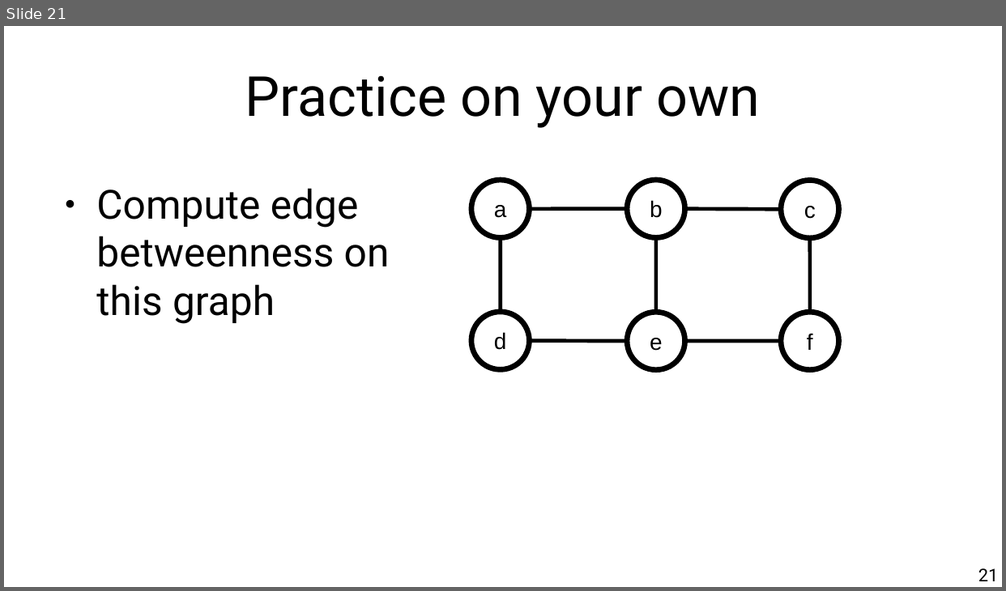
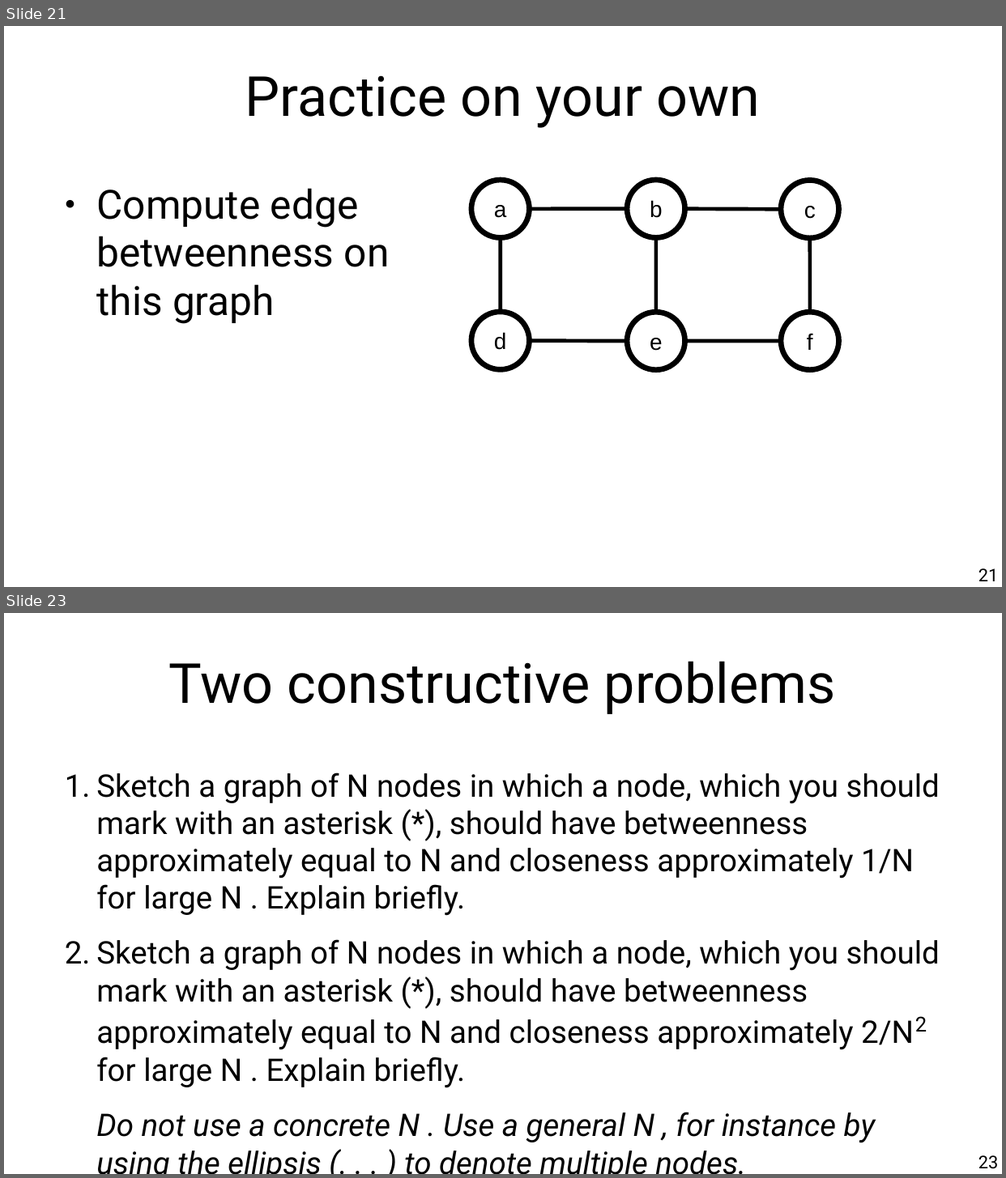
Before and after one commit to chatox/networks-science-course, a slide deck: theory/odp/tt18_betweenness.odp. Shown one above the other, each under a label of ours: slide 21 before the commit, slides 21 and 23 after it; the slides between them are not shown. The pictures are 1006x591 and 1006x1178 pixels, drawn with LibreOffice and Linux fonts; fonts in the diff are those of the drawing. Boxes give left, top, right and bottom in pixels: in the first picture for what was removed or moved away, otherwise in the second. Text is boxed around its words. In the diff, an @@ line names an element or a change of style, - is before the commit and + after.

```diff
--- a/theory/odp/tt18_betweenness.odp
+++ b/theory/odp/tt18_betweenness.odp
@@ slide 23 added at bbox=[4, 613, 1002, 1174], background #FFFFFF @@
@@ title added at bbox=[169, 661, 836, 714], 44 pt, text #000000 @@
+Two constructive problems
@@ text added at bbox=[96, 773, 940, 1144], 24.8 pt, text #000000 @@
+1. Sketch a graph of N nodes in which a node, which you should mark with an asterisk (*), should have betweenness approximately equal to N and closeness approximately 1/N for large N . Explain briefly.
+2. Sketch a graph of N nodes in which a node, which you should mark with an asterisk (*), should have betweenness approximately equal to N and closeness approximately 2/N2 for large N . Explain briefly.
+Do not use a concrete N . Use a general N , for instance by using the ellipsis (. . . ) to denote multiple nodes.
@@ page number added at bbox=[978, 1156, 998, 1169], 14 pt, text #000000 @@
+23
```
Also in this commit, not shown: 1 slide changed, 38 other files.
